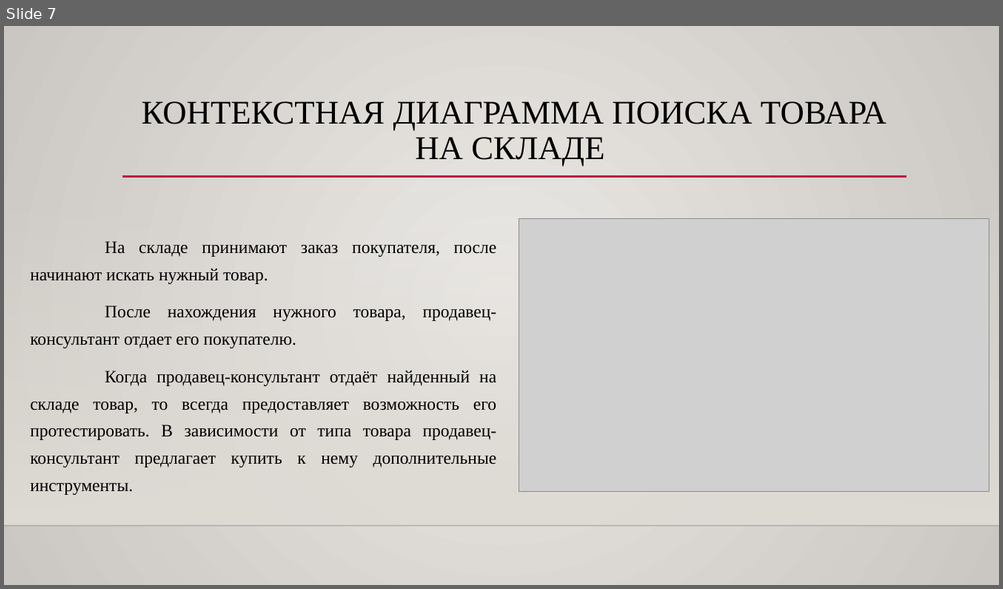
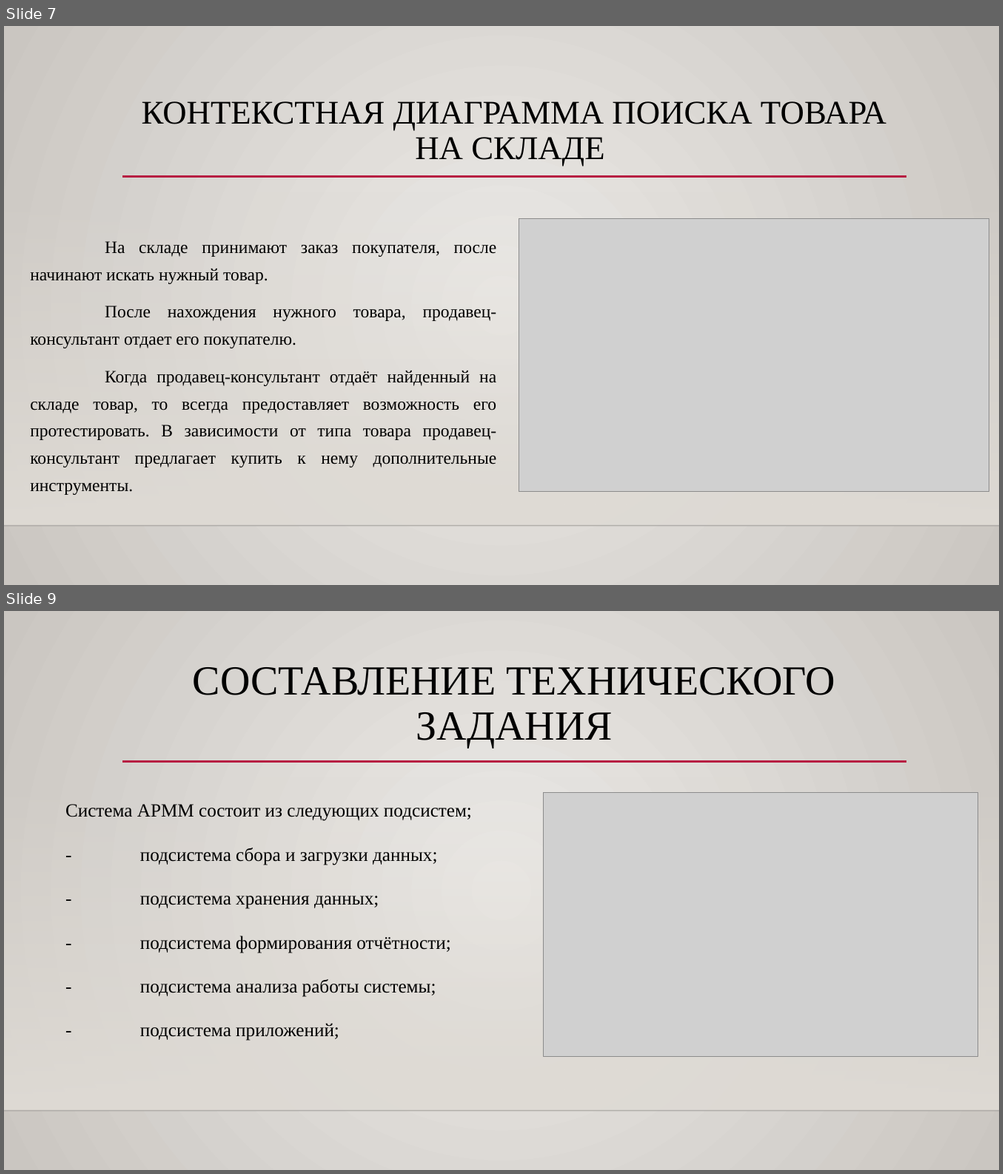
Before and after one commit to TohaLike/CourseWork, a slide deck: Проект курсовой/КУРСОВАЯ РАБОТА по МДК 01.pptx. Shown one above the other, each under a label of ours: slide 7 before the commit, slides 7 and 9 after it; the slides between them are not shown. The pictures are 1003x589 and 1003x1174 pixels, drawn with LibreOffice and Linux fonts; fonts in the diff are those of the drawing; grey boxes stand for pictures; background and template pictures are left out. Boxes give left, top, right and bottom in pixels: in the first picture for what was removed or moved away, otherwise in the second. Text is boxed around its words. In the diff, an @@ line names an element or a change of style, - is before the commit and + after.

```diff
--- a/Проект курсовой/КУРСОВАЯ РАБОТА по МДК 01.pptx
+++ b/Проект курсовой/КУРСОВАЯ РАБОТА по МДК 01.pptx
@@ slide 9 added at [4, 611, 999, 1170], background gradient #ECEAE7 to #CAC7C1; not listed: 3 template elements that a slide beside it also shows @@
@@ title added at [193, 667, 835, 748], 40 pt, text #000000 @@
+СОСТАВЛЕНИЕ ТЕХНИЧЕСКОГО ЗАДАНИЯ
@@ text added at [65, 804, 472, 1041], 18 pt, text #000000 @@
+Система АРММ состоит из следующих подсистем;
+- подсистема сбора и загрузки данных;
+- подсистема хранения данных;
+- подсистема формирования отчётности;
+- подсистема анализа работы системы;
+- подсистема приложений;
@@ picture added at [543, 792, 979, 1057] @@
```
Also in this commit, not shown: 2 slides changed, 3 other slides added, 4 other files.
